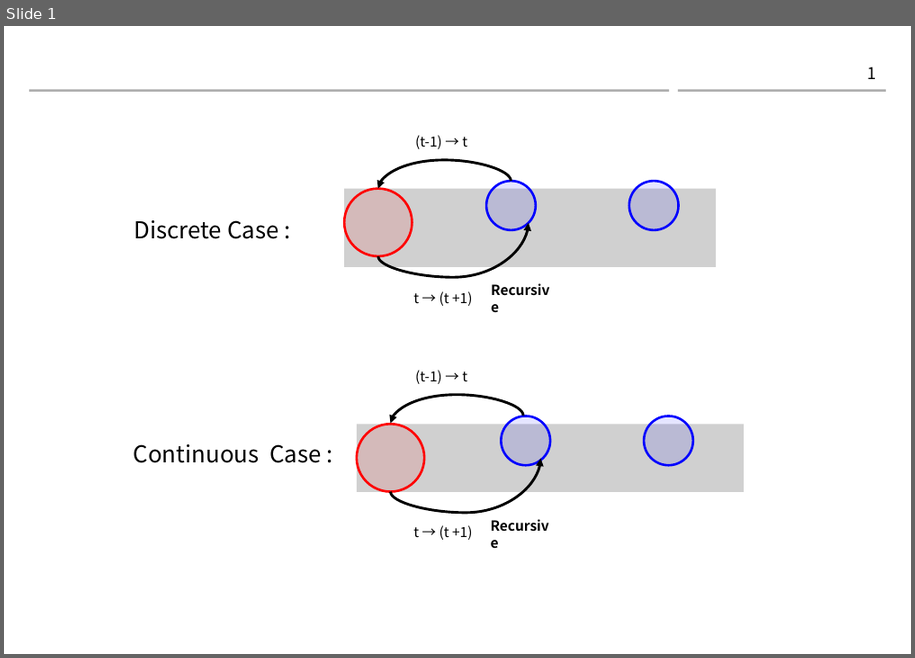
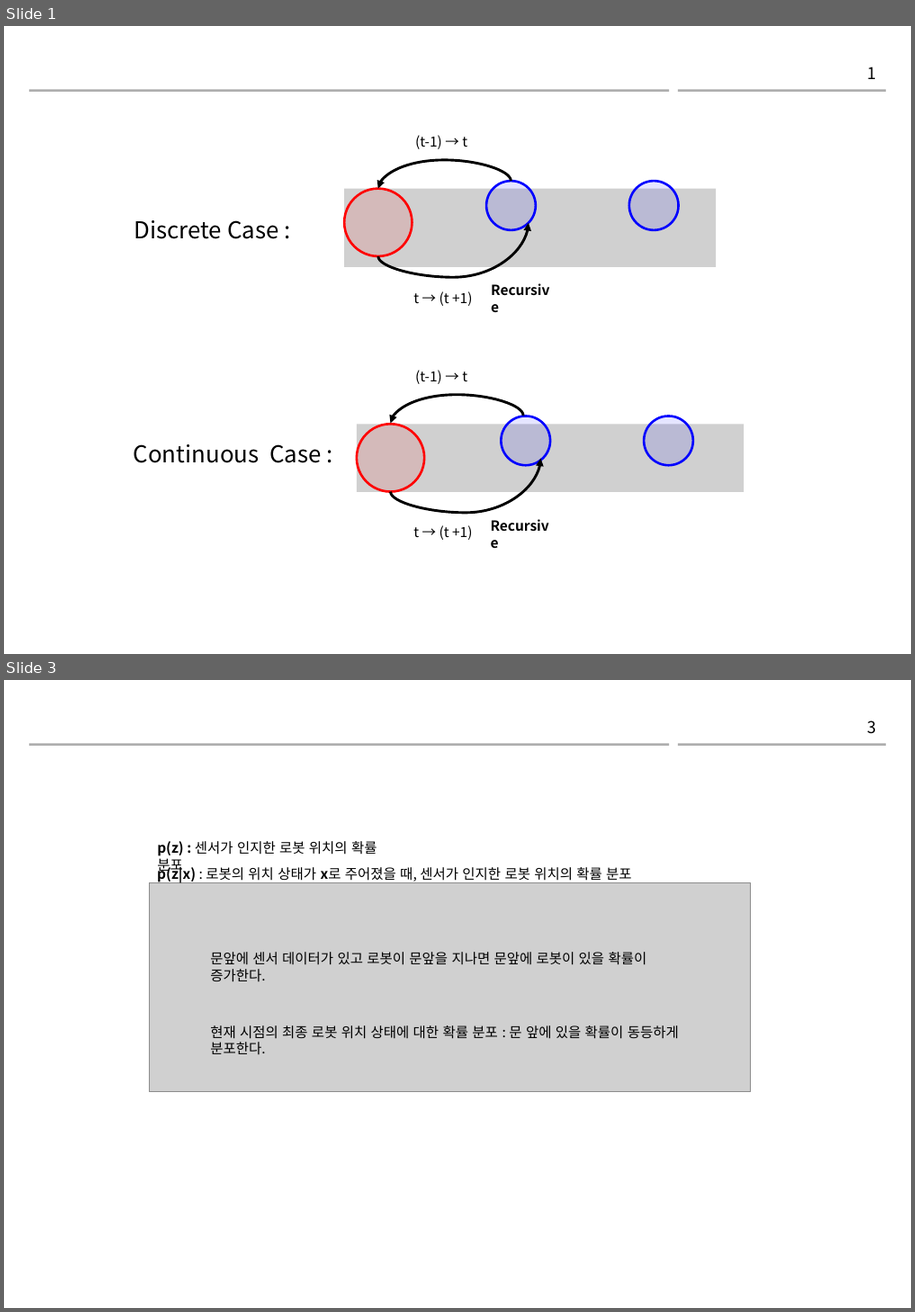
Before and after one commit to gaussian37/gaussian37.github.io, a slide deck: assets/img/autodrive/ose/bayes_filter/bayes_filter.pptx. Shown one above the other, each under a label of ours: slide 1 before the commit, slides 1 and 3 after it; the slides between them are not shown. The pictures are 915x658 and 915x1312 pixels, drawn with LibreOffice and Linux fonts; fonts in the diff are those of the drawing; grey boxes stand for pictures; background and template pictures are left out. Boxes give left, top, right and bottom in pixels: in the first picture for what was removed or moved away, otherwise in the second. Text is boxed around its words. In the diff, an @@ line names an element or a change of style, - is before the commit and + after.

```diff
--- a/assets/img/autodrive/ose/bayes_filter/bayes_filter.pptx
+++ b/assets/img/autodrive/ose/bayes_filter/bayes_filter.pptx
@@ slide 3 added at [4, 680, 911, 1308], background #FFFFFF; not listed: 2 template elements that a slide beside it also shows @@
@@ page number added at [868, 720, 877, 734], 14 pt, text #000000 @@
+3
@@ text added at [157, 841, 377, 874], 12 pt, text #000000 @@
+p(z) : 센서가 인지한 로봇 위치의 확률 분포
@@ text added at [157, 864, 632, 882], 12 pt, text #000000 @@
+p(z|x) : 로봇의 위치 상태가 x로 주어졌을 때, 센서가 인지한 로봇 위치의 확률 분포
@@ picture added at [149, 882, 751, 1092] @@
@@ text added at [210, 952, 648, 982], 12 pt, text #000000 @@
+문앞에 센서 데이터가 있고 로봇이 문앞을 지나면 문앞에 로봇이 있을 확률이 증가한다.
@@ text added at [210, 1026, 679, 1054], 12 pt, text #000000 @@
+현재 시점의 최종 로봇 위치 상태에 대한 확률 분포 : 문 앞에 있을 확률이 동등하게 분포한다.
```
Also in this commit, not shown: 7 other slides added, 1 other file.
